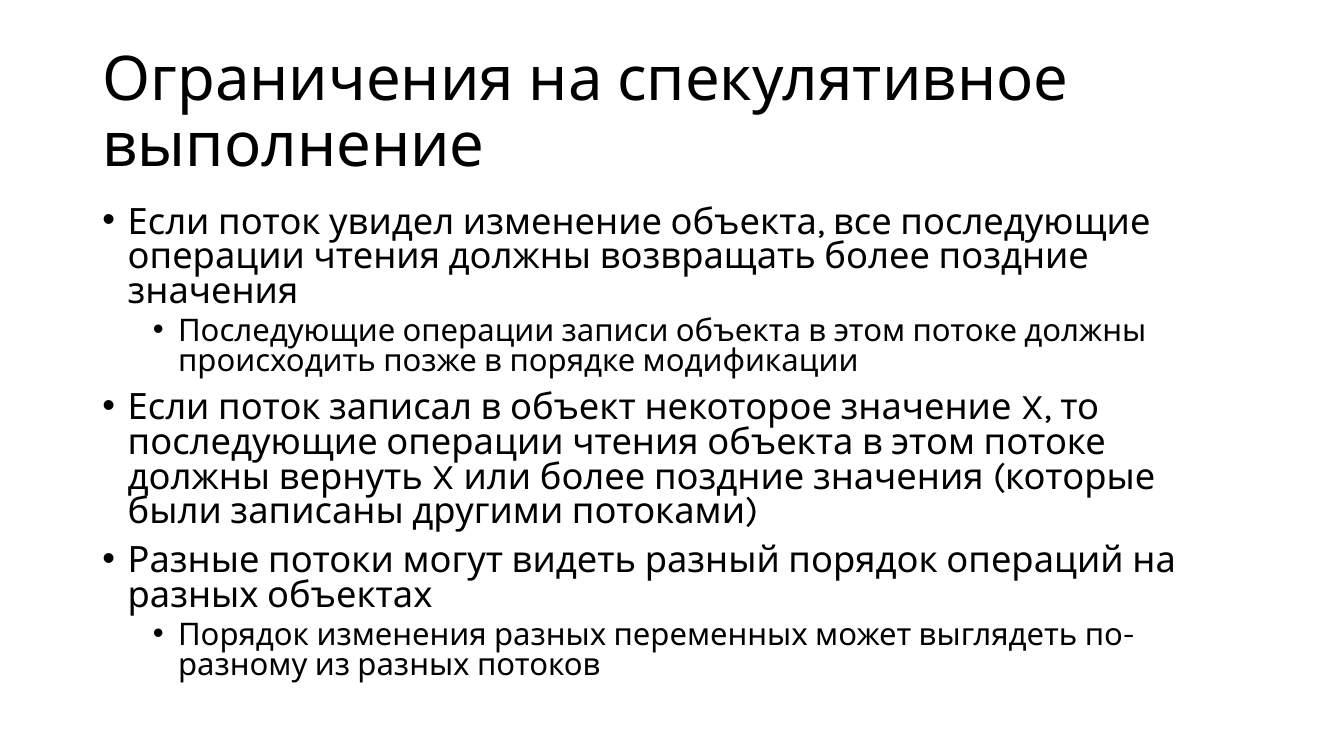
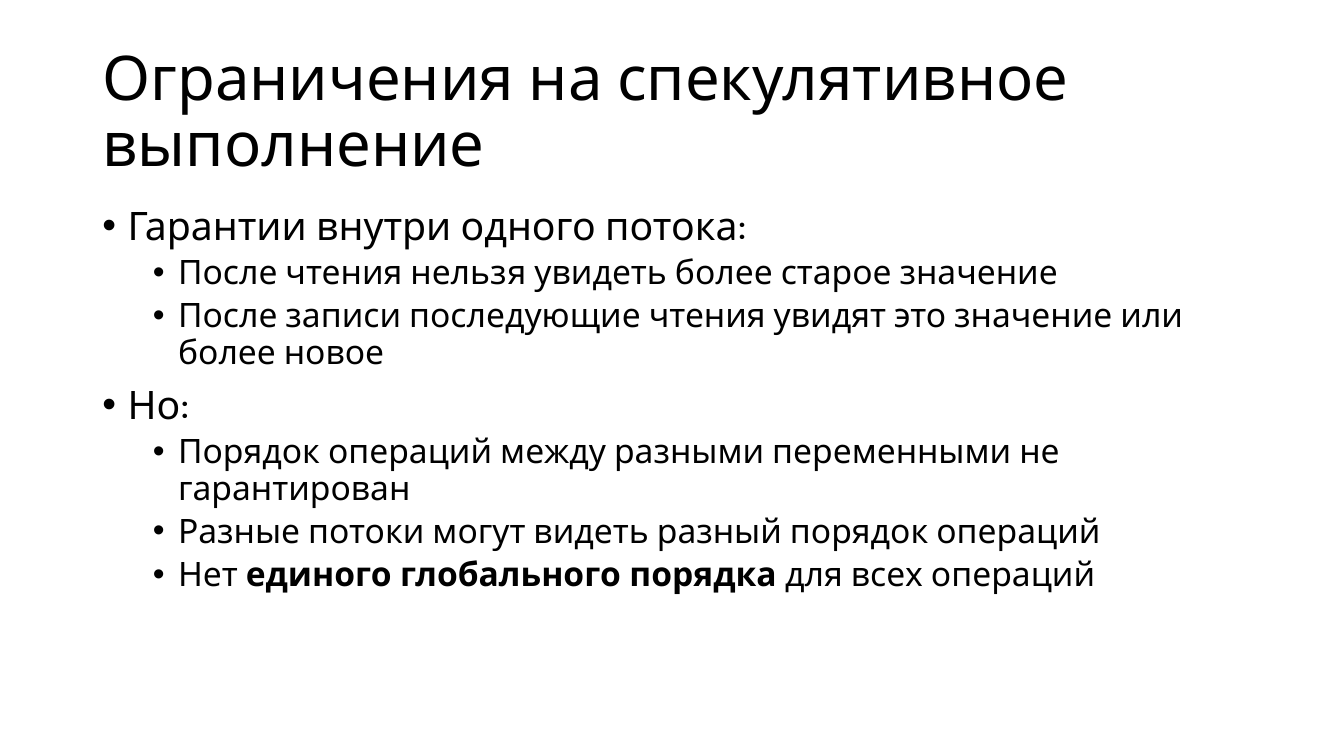
Before and after one commit to alexey-malov/pc, a slide deck: slide 18 of lectures/08/Модель памяти и атомарные операции.pptx (slide 19 before the commit). Drawn at 1344x756 pixels with LibreOffice and Linux fonts; fonts in the diff are those of the drawing. Boxes give left, top, right and bottom in pixels: in the first picture for what was removed or moved away, otherwise in the second. Text is boxed around its words. In the diff, an @@ line names an element or a change of style, - is before the commit and + after.

```diff
--- a/lectures/08/Модель памяти и атомарные операции.pptx
+++ b/lectures/08/Модель памяти и атомарные операции.pptx
@@ text at bbox=[128, 212, 1183, 594]: text changed; size 25.9 to 24 pt @@
-• Если поток увидел изменение объекта, все последующие операции чтения должны возвращать более поздние значения
-  • Последующие операции записи объекта в этом потоке должны происходить позже в порядке модификации
-• Если поток записал в объект некоторое значение X, то последующие операции чтения объекта в этом потоке должны вернуть X или более поздние значения (которые были записаны другими потоками)
-• Разные потоки могут видеть разный порядок операций на разных объектах
-  • Порядок изменения разных переменных может выглядеть по-разному из разных потоков
+• Гарантии внутри одного потока:
+  • После чтения нельзя увидеть более старое значение
+  • После записи последующие чтения увидят это значение или более новое
+• Но:
+  • Порядок операций между разными переменными не гарантирован
+  • Разные потоки могут видеть разный порядок операций
+  • Нет единого глобального порядка для всех операций
```
Also in this commit, not shown: 13 other slides changed, 1 slide added, 3 slides removed, 1 other file.
